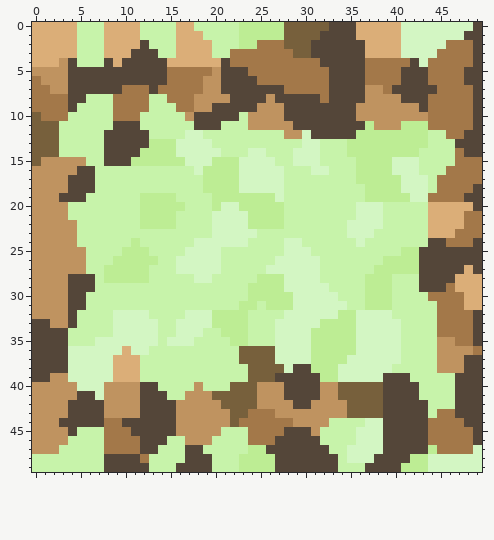
File history of a pixel-art sprite, C/Rally_X/files/tree.png. The picture above was drawn from the file before the commit.
The file is 50x50 pixels.
Now the later version:
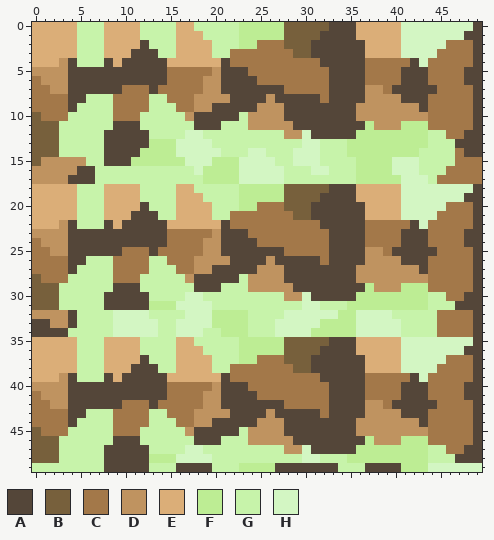
Palette (. is transparent): A #544639  B #77603c  C #a37849  D #bf9360  E #dbae78  F #bded94  G #c7f3aa  H #d3f6c3
Diff:
y 18: x 0..6 DDDDAAA -> EEEEEGG; x 8..11 GGGG -> EEEE; x 16..17 GG -> EE; x 19..40 FFFFHHHHHGGGGGGGGGFFFF -> GGGGFFFFFBBBBBAAAEEEEE; x 44..48 GCCCC -> HHHHH
y 19: x 0..5 DDDAAA -> EEEEEG; x 8..18 GGGGFFFFGGG -> EEEEGGGGEEE; x 20..22 FFF -> GGG; x 27..41 HGGGGGGGGGFFFFF -> FBBBBAAAAEEEEEH; x 44..47 CCCC -> HHHH
y 20: x 0..4 DDDDG -> EEEEE; x 8..22 GGGGFFFFFGGGFHH -> EEEEAGGGEEEEGGG; x 25..48 FFFGGGGGGGGHHHGGGGGEEEEE -> CCCBBBAAAAAAEEEEHHHHHCCC
y 21: x 0..4 DDDDG -> EEEEE; x 8..47 GGGGFFFFGGGGHHHHFFFFGGGGGGGGHHHGGGGGEEEE -> EEEAAAGGEEEEGGCCCCCCCBBAAAAAAEEEEHHHHCCC; x 49 C -> A
y 22: x 0..2 DDD -> EEE; x 4 D -> A; x 8..47 GGGGFFFFGGGGHHHHFFFFGGGGGGGHHHHGGGGGEEEE -> AEAAAAAEEEEEEACCCCCCCCCCAAAAACCCCCAHCCCC; x 49 C -> A
y 23: x 4..46 DGGGGGGGGGGGGGGGHHHHHGGGGGGGGGGHHHGGGGGGEEE -> AAAAAAAAAAACCCCCDAAACCCCCCCCCAAAACCCCAAACCC; x 48..49 CC -> AA
y 24: x 0 D -> C; x 4..45 DGGGGGGFGGGGGGHHHHHHGGGGHHGGGGGGHGGGGGGGAA -> AAAAAAAAAAACCCCDDAAAACCCCCCCCAAAACCCCAAACC; x 48 C -> A
y 25: x 0..1 DD -> CC; x 4..42 DDGGGGFFFGGGGHHHHGGGGGGGHHHGGGGGGGGGGFF -> AAAAAACCCACCCCCDDAAAAAAACCCCCAAAADDCAAA; x 45..48 AAAA -> CCCC
y 26: x 0..5 DDDDDD -> CCCCAA; x 9..13 FFFFF -> CCCCG; x 15..42 GHHHHHGGGGGGHHHHHGGGGGGGFFFF -> CCCDDDDAAAADAAAAACAAAADDDDAA; x 44..48 AAAAA -> CCCCC
y 27: x 0..5 DDDDDD -> CCCCAG; x 8..12 FFFFF -> GCCCC; x 16..42 HHHHHGGGGGHHHHHHGGGGGGFFFFF -> CCDDAAAAADDDAAAAAAAADDDDDDD; x 44..48 AAAAE -> CCCCC
y 28: x 0..6 DDDDAAA -> BCCCGGG; x 8..12 FFFFF -> GCCCG; x 17..22 GHHGGG -> DAAAAA; x 24..49 GFFFHHHHGGGGGFFFGGGAAAAEEE -> DDDDAAAAAAAADDDDDDDDCCCCCA
y 29: x 0..6 DDDDAAA -> BBBGGGG; x 9..11 GGG -> AAA; x 18..20 GGG -> AAA; x 24..36 FFFFHHHHHGGGG -> DDDDDAAAAAAAA; x 38..45 FFGGGAAA -> DDDFFFCC; x 47..49 EEE -> CCA
y 30: x 0..5 DDDDAA -> BBBGGG; x 8..12 GGGGG -> AAAAA; x 17..18 GG -> HH; x 24..29 FFFFFH -> GGGGDD; x 31..36 HHHGGG -> AAAAAF; x 40..45 GGGGCC -> FFFFGG; x 48..49 EE -> AA
y 31: x 0..5 DDDDAA -> BBBGGG; x 8..19 GGGGGGGGGGGG -> AAAAAFFFHHHH; x 23..24 FF -> GG; x 26..29 FFFH -> GGGG; x 32..36 HHHGG -> GGGFF; x 40..43 GGGG -> FFFF; x 45..49 CCCEE -> GGAAA
y 35: x 0..4 AAAAG -> EEEEE; x 7..13 HHHHHHH -> GEEEEGG; x 15..17 HHH -> GEE; x 22 F -> G; x 24..48 GGGHHHHFFFFFHHHHHGGGGDDCC -> FFFFBBBBBAAAEEEEEHHHHHHHH
y 36: x 0..9 AAAAHHHHHH -> EEEEEGGGEE; x 11..12 HH -> EG; x 16..18 GGG -> EEE; x 23..49 BBBBHHHHFFFFFHHHHHGGGGDDDDC -> FFFFFBBBBAAAAEEEEEHHHHHHHAA
y 37: x 0..8 AAAAHHHHH -> EEEEEGGGE; x 12 G -> A; x 16..19 GGGG -> EEEE; x 23..48 BBBBHHHHFFFFHHHHHHGGGGDDDA -> FFCCCBBBAAAAAAEEEEHHHHHCCC
y 38: x 0..8 AAAAHHHHH -> EEEEEGGGE; x 11..13 EGG -> AAA; x 16..19 GGGG -> EEEE; x 22..48 GGBBBBHAAFFFHHHHHHGGGGGDDDA -> CCCCCCCBBAAAAAAEEEEHHHHCCCC
y 39: x 0..2 AAD -> EEE; x 4..8 HHHHH -> AGGGA; x 10..48 EEGGGGGGGGGGGGBBBAAAAAFFHHHHHAAAGGGGGAA -> AAAAAEEEEEEACCCCCCCCCCAAAAACCCCCAHCCCCC
y 40: x 4..11 DHHHDDDD -> AAAAAAAA; x 14..40 GGGGDGGGBBBDDDAAAADDBBBBBAA -> ACCCCCDAAACCCCCCCCCAAAACCCC; x 43..47 GGGGA -> ACCCC
y 41: x 0 D -> C; x 4 D -> A; x 7..11 HDDDD -> AAAAA; x 15..18 GGDD -> CCCC; x 20..40 BBBBBDDDAAAADDBBBBBAA -> DAAAACCCCCCCCAAAACCCC; x 43..47 GGGGA -> ACCCC
y 42: x 0..1 DD -> CC; x 8..12 DDDDA -> AACCC; x 14..18 AADDD -> CCCCC; x 21..39 BBBBDDDDAADDDDBBBBA -> AAAAAAACCCCCAAAADDC; x 44..48 GGGAA -> ACCCC
y 43: x 0..3 DDDD -> CCCC; x 6..17 AADDDDAAAADD -> GGGCCCCGGCCC; x 22..40 BBCCCDDDDDDDDBBBBAA -> AAAADAAAAACAAAADDDD; x 44 G -> C; x 47..48 AA -> CC
y 44: x 0..3 DDDA -> CCCC; x 5..8 AAAC -> GGGG; x 10..17 AAAAAADD -> CCCGGGCC; x 20..42 DDBCCCCCCDDDDGGGGHHAAAA -> AAAAADDDAAAAAAAADDDDDDD; x 48 A -> C
y 45: x 0..4 DDDDA -> BCCCG; x 8 C -> G; x 11..16 AAAAAD -> CGGGGG; x 18..22 DDDGG -> AAAAA; x 24..27 CCCC -> DDDD; x 31..43 DGGGGHHHAAAAA -> AAAAADDDDDDDD
y 46: x 0..3 DDDD -> BBBG; x 8..14 CCCCAAA -> GAAAGGG; x 17..20 DDDG -> GAAA; x 24..28 CCCAA -> DDDDD; x 32..43 GGGGHHHAAAAA -> AAAAAFDDDFFF
y 47: x 0..2 DDD -> BBB; x 8..11 CCCC -> AAAA; x 13 A -> G; x 17..18 AA -> HH; x 24..30 FFAAAAA -> GGGGDDH; x 33..45 GGHHHHAAAAAFC -> AAAFFFFFFFFGG; x 48..49 CH -> AA
y 48: x 0..2 GGG -> BBB; x 12..19 CGGGGAAA -> AFFFHHHH; x 23..33 FFFFAAAAAAA -> GGGGGGGHHGG; x 35..41 HHHAAAA -> FFFFFFF; x 44..49 HHHHHH -> GGGAAA
